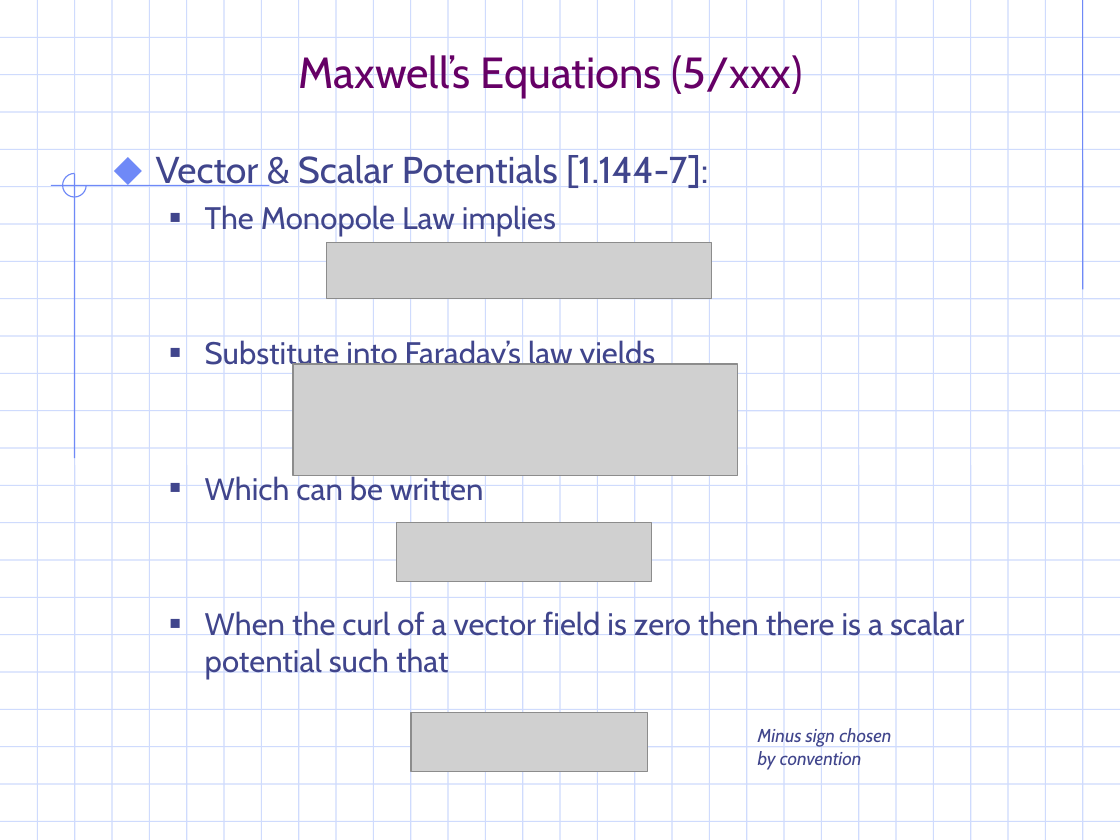
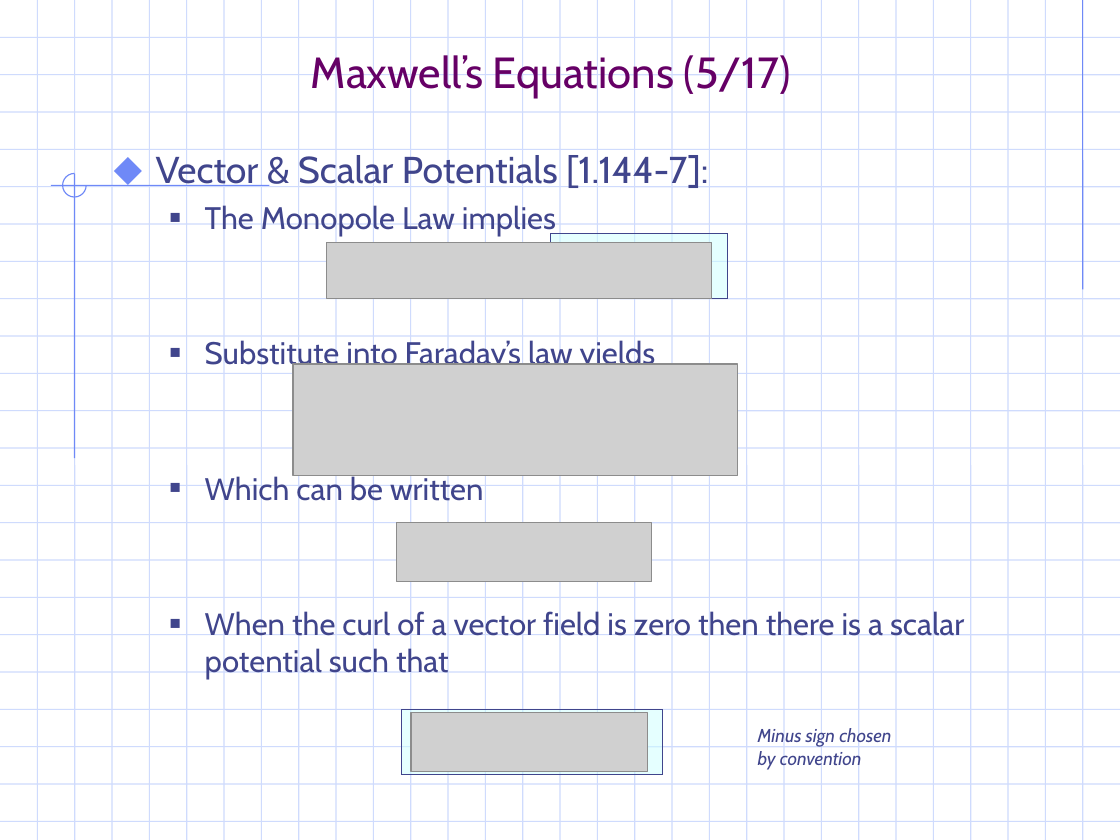
Before and after one commit to gravmath/Projects, a slide deck: slide 8 of PowerPoint/EM_notes.ppt. Drawn at 1120x840 pixels with LibreOffice and Linux fonts; fonts in the diff are those of the drawing; grey boxes stand for pictures; background and template pictures are left out. Boxes give left, top, right and bottom in pixels: in the first picture for what was removed or moved away, otherwise in the second. Text is boxed around its words. In the diff, an @@ line names an element or a change of style, - is before the commit and + after.

```diff
--- a/PowerPoint/EM_notes.ppt
+++ b/PowerPoint/EM_notes.ppt
@@ title at <box>311,51,791,98</box>: text changed @@
-Maxwell’s Equations (5/xxx)
+Maxwell’s Equations (5/17)
@@ rectangle added at <box>551,233,728,298</box>, fill #CCFFFF at 50% opacity, outline #40458C 0.74 pt @@
@@ rectangle added at <box>401,709,662,774</box>, fill #CCFFFF at 50% opacity, outline #40458C 0.74 pt @@
```
Also in this commit, not shown: 8 other slides changed, 11 slides added, 10 slides removed, 1 other file.
